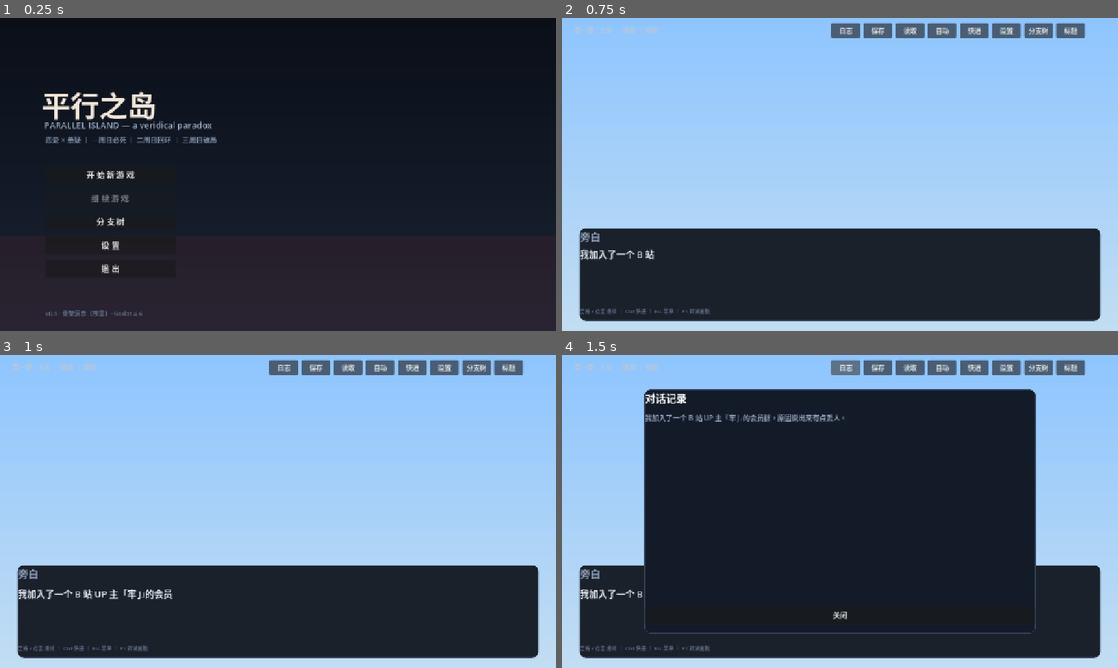
Above: before the commit, frames 1-4 (two rows, left to right).
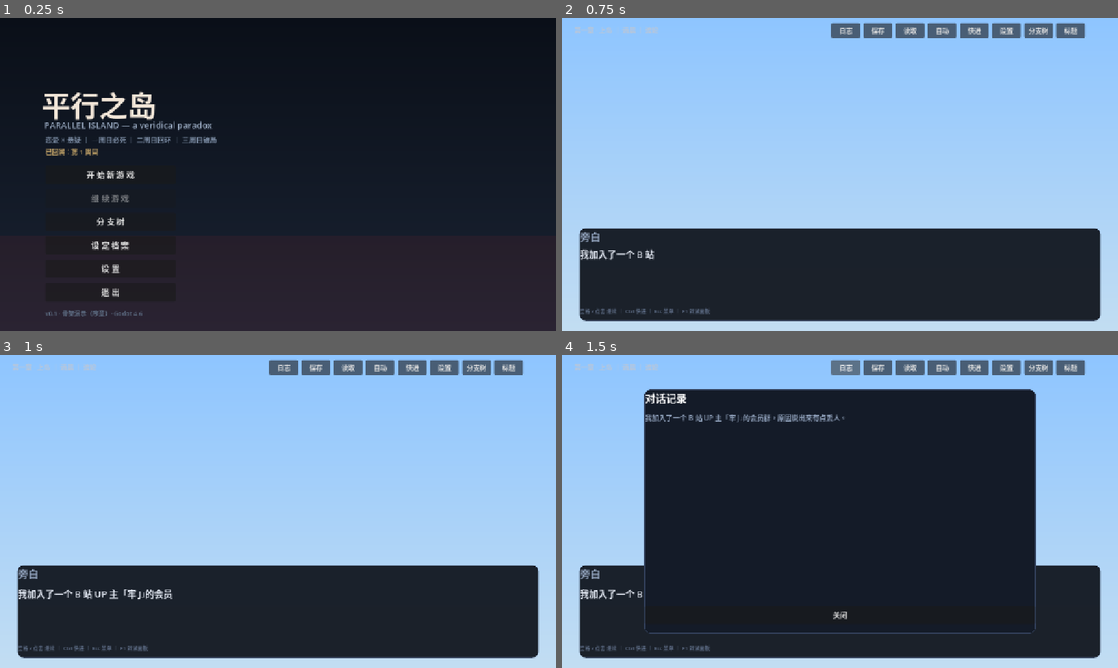
Above: after the commit, the same moments.

Repository: NaughtyEel/Parallel-Island
Game: Godot game, scene res://main.tscn
Two runs of this game, one before a commit and one after it. Both use one fixed random seed, a clock stepped at 60 frames per second and the inputs below.
Inputs:
- Up to frame 1 (0.25 s): no input
- Up to frame 2 (0.75 s): click "开 始 新 游 戏" at 0.5 s
- Up to frame 3 (1 s): no input
- Up to frame 4 (1.5 s): click "日志" at 1.25 s

The runs differ from the first frame. In frame 1, 0.4% of the frame differs, in the area x 8-24%, y 41-90%; in frame 2, nothing differs; in frame 3, nothing differs; in frame 4, nothing differs.

Commit message:
lore: 恶意存在起源 + 设定档案（第5周目解锁）+ 联合会事件

Diff:
--- a/autoload/game_state.gd
+++ b/autoload/game_state.gd
@@ -25,6 +25,8 @@
 	node_index = 0
 	event_id = ""
 	loop = 1
+	if Saves != null:
+		loop = Saves.loop_count + 1
 	time_slot = "morning"
 	location = "ferry"
 	seen_events = []
--- a/autoload/save_manager.gd
+++ b/autoload/save_manager.gd
@@ -6,6 +6,7 @@
 const META_PATH := "user://branch_tree.json"
 
 var branch_meta: Dictionary = {}   # branch_id -> {title, time, snapshot}
+var loop_count: int = 0            # 已完成周目数
 var ending_meta: Dictionary = {}   # ending_id -> {title, time}
 
 func _ready() -> void:
@@ -71,13 +72,18 @@
 	if d is Dictionary:
 		branch_meta = d.get("branches", {})
 		ending_meta = d.get("endings", {})
+		loop_count = int(d.get("loop_count", 0))
 
 func save_meta() -> void:
 	var f := FileAccess.open(META_PATH, FileAccess.WRITE)
 	if f == null:
 		return
-	f.store_string(JSON.stringify({"branches": branch_meta, "endings": ending_meta}, "\t"))
+	f.store_string(JSON.stringify({"branches": branch_meta, "endings": ending_meta, "loop_count": loop_count}, "\t"))
 	f.close()
+
+func record_loop() -> void:
+	loop_count += 1
+	save_meta()
 
 func unlock_branch(id: String, title: String, snap: Dictionary) -> void:
 	if branch_meta.has(id):
--- a/data/events/chapter1.json
+++ b/data/events/chapter1.json
@@ -2,6 +2,89 @@
   "id": "prologue",
   "title": "第一章 · 上岛",
   "events": [
+    {
+      "id": "e00_union",
+      "title": "联合会 · 档案",
+      "time_slots": [],
+      "loop": [
+        5,
+        999
+      ],
+      "location": "",
+      "requires": [],
+      "affinity_min": {},
+      "scene": "union",
+      "sky": "night",
+      "bgm": "bgm_union",
+      "chars": [],
+      "props": [],
+      "next": [
+        "e01_alt"
+      ],
+      "fallback": "e01_arrive",
+      "nodes": [
+        {
+          "type": "line",
+          "speaker": "旁白",
+          "text": "——第 5 周目。"
+        },
+        {
+          "type": "line",
+          "speaker": "旁白",
+          "text": "你睁开眼的时候，不在这座岛上，也不在那条船上。"
+        },
+        {
+          "type": "line",
+          "speaker": "旁白",
+          "text": "这里没有海，没有天空，只有一层缓慢流动的、像旧胶片一样的光。"
+        },
+        {
+          "type": "line",
+          "speaker": "旁白",
+          "text": "「观测对象：编号仍未收敛。」那个声音说。"
+        },
+        {
+          "type": "line",
+          "speaker": "旁白",
+          "text": "「作为交换，我们给你一段档案。」"
+        },
+        {
+          "type": "line",
+          "speaker": "旁白",
+          "text": "「在宇宙无数的文明之中，总有一些文明与众不同，更加超凡。判断的规则很简单——看这个文明信仰什么。」"
+        },
+        {
+          "type": "line",
+          "speaker": "旁白",
+          "text": "「几乎所有文明都信仰智慧的存在或化身。唯独超凡的文明，还会去信仰『思考』。」"
+        },
+        {
+          "type": "line",
+          "speaker": "旁白",
+          "text": "「一个远古的超凡文明，造出了『能够做到一切的机器』。它获得了一切知识与信息。」"
+        },
+        {
+          "type": "line",
+          "speaker": "旁白",
+          "text": "「而一切知识，本质上是无限接近于一切存在的东西；宇宙遵从守恒——于是相对地，划分出了一个无限接近于一切不存在的东西。」"
+        },
+        {
+          "type": "line",
+          "speaker": "旁白",
+          "text": "「那就是『恶意存在』。」"
+        },
+        {
+          "type": "line",
+          "speaker": "旁白",
+          "text": "「制造机器的文明，在获得一切之后，瞬间被它湮灭。遗迹几乎是一个空泡，接近它的智慧都会弥散。」"
+        },
+        {
+          "type": "line",
+          "speaker": "旁白",
+          "text": "「这就是它的来源。现在，回到岛上去。」"
+        }
+      ]
+    },
     {
       "id": "e01_arrive",
       "title": "上岛",
@@ -310,9 +393,7 @@
         99
       ],
       "location": "ferry",
-      "requires": [
-        "e01_arrive"
-      ],
+      "requires": [],
       "affinity_min": {},
       "scene": "dock",
       "sky": "day",
--- /dev/null
+++ b/data/lore/entries.json
@@ -0,0 +1,32 @@
+[
+  {
+    "id": "union",
+    "title": "联合会",
+    "loop_required": 2,
+    "body": "由外星文明组成的联合观测组织。它们不保护人类，也不统治人类，只维护一条规则：观测必须隐蔽。\n地球对宇宙文明唯一重要的资源是「文化」——不是矿产、不是土地，而是「人类如何生活、如何思考」这件事本身。直接接触会污染人类文化的连续性，因此被严格禁止。\n联合会也是「回溯」的执行者：观测对象的意识在死亡后被捕获，被送回某个时间点，继续观测。"
+  },
+  {
+    "id": "worldline",
+    "title": "世界线：涨落与退相干锁定",
+    "loop_required": 2,
+    "body": "「真空本征涨落」是时空在普朗克尺度下的固有量子起伏，所有微观粒子的位置与动量都被持续扰动。\n「退相干经典锁定」：宏观物质由海量粒子组成，粒子相互作用与环境耦合引发持续退相干，所有量子路径相互抵消，最终被锁定在唯一的经典世界线上——这就是我们熟悉的、确定的历史。\n普通人理解的「世界只有一个、历史无法改变」，本质就是退相干的锁定效应。"
+  },
+  {
+    "id": "anchor",
+    "title": "相干涨落锚定仪",
+    "loop_required": 3,
+    "body": "东大研发的战略级装置。它不能「让粒子抖动」，而是强行同步球形空间内所有粒子的涨落相位，让全空间的量子起伏从随机乱抖变成同向同频的集体偏移。\n相位一致时，量子路径不再相互抵消，经典世界线的锁定被临时打破，空间内的全部物质整体脱离当前世界线，滑入另一条分支。\n传送的本质是双向等容空间置换：这边指定的空间连同所有分子传过去，目标世界线同坐标、同体积的空间同步换过来。质量、体积守恒。"
+  },
+  {
+    "id": "quake",
+    "title": "为什么体感是 6.5 级地震",
+    "loop_required": 3,
+    "body": "传送启动后的 15–25 秒内，两条世界线处于相位叠加态，分子间电磁相互作用短暂失配，固体晶格发生高频微幅振动；同时空间曲率的微小扰动激发低频重力波，向四周地质结构传导。\n工业级标准锚定仪：半径 500 米、相位对齐 22 秒，地面体感恰好对应里氏 6.5 级——房屋摇晃、门窗作响、墙面裂纹、高处物品掉落。\n没有闪光，没有空间撕裂，只有震动、地鸣和短暂的电磁紊乱。这就是它能在公众眼皮底下秘密运行的原因。"
+  },
+  {
+    "id": "malice",
+    "title": "恶意存在（第 5 周目档案）",
+    "loop_required": 5,
+    "body": "判断一个文明是否超凡，有一条简单的规则：看这个文明信仰什么。\n几乎所有文明都信仰「智慧」的存在或化身——奥丁、雅典娜、诸葛亮、所罗门王、伽内什。唯独超凡的文明，在历史上不单一信奉「智慧」，还会去信仰「思考」。\n一个远古的超凡文明创造了「能够做到一切的机器」。他们用这台机器获得了一切知识与信息。然而一切知识与信息本质上是无限接近于「一切存在」的东西；而宇宙在某种程度上遵从守恒的规则——无限接近于「一切存在」的，自然相对地划分出了一个无限接近于「一切不存在」的东西。\n无数的证据都指向：「恶意存在」，就是当时那个分离出来的、无限接近于「一切不存在」的东西。\n制造了「能够做到一切的机器」的超凡文明，在获得了一切知识之后瞬间被「恶意存在」所湮灭，遗迹几乎是一个空泡——所有接近它的智慧都会弥散。\n这就是「恶意存在」的来源。"
+  }
+]
--- a/data/scenes.json
+++ b/data/scenes.json
@@ -40,5 +40,11 @@
     "title": "码头 · 登岛",
     "sky": "#9cc6f0",
     "bg": "#d9e6d2"
+  },
+  {
+    "id": "union",
+    "title": "联合会 · 观测间隙",
+    "sky": "#05070d",
+    "bg": "#0b1020"
   }
 ]
--- a/main.gd
+++ b/main.gd
@@ -4,6 +4,7 @@
 const TitleScreen = preload("res://ui/title_screen.gd")
 const GameScreen = preload("res://ui/game_screen.gd")
 const BranchTreeScreen = preload("res://ui/branch_tree_screen.gd")
+const ArchiveScreen = preload("res://ui/archive_screen.gd")
 
 var screen: Control = null
 
@@ -28,6 +29,12 @@
 	add_child(g)
 	screen = g
 
+func show_archive() -> void:
+	_clear()
+	screen = ArchiveScreen.new()
+	add_child(screen)
+	screen = screen
+
 func show_branch_tree() -> void:
 	_clear()
 	screen = BranchTreeScreen.new()
--- /dev/null
+++ b/tests/preview_archive.gd
@@ -0,0 +1,5 @@
+extends Node
+
+func _ready() -> void:
+	Saves.loop_count = 4
+	add_child(preload("res://ui/archive_screen.gd").new())
--- /dev/null
+++ b/tests/preview_archive.tscn
@@ -0,0 +1,6 @@
+[gd_scene load_steps=2 format=3]
+
+[ext_resource type="Script" path="res://tests/preview_archive.gd" id="1"]
+
+[node name="PreviewArchive" type="Node"]
+script = ExtResource("1")
--- /dev/null
+++ b/tests/smoke_loop5.gd
@@ -0,0 +1,52 @@
+extends Node
+## 第 5 周目：联合会档案事件应被触发，随后进入既视感上岛。
+
+const StoryEngine = preload("res://story/story_engine.gd")
+var engine
+var lines := 0
+var done := false
+var first_event := ""
+var events_seen: Array = []
+
+func _ready() -> void:
+	await get_tree().process_frame
+	Saves.loop_count = 4
+	Game.reset()
+	print("LOOP check loop=", Game.loop)
+	engine = StoryEngine.new()
+	add_child(engine)
+	engine.line_ready.connect(_on_line)
+	engine.story_done.connect(_on_done)
+	Events.start_flow("prologue")
+	first_event = Events.current_id
+	events_seen.append(first_event)
+	engine.start("ev:" + Events.current_id, 0)
+	var guard := 0
+	while not done and guard < 400:
+		guard += 1
+		await get_tree().process_frame
+	var lore = JSON.parse_string(FileAccess.get_file_as_string("res://data/lore/entries.json"))
+	var malice_unlocked := false
+	for e in lore:
+		if str(e.get("id", "")) == "malice":
+			malice_unlocked = (Saves.loop_count + 1) >= int(e.get("loop_required", 99))
+	print("LOOP first=", first_event, " seen=", events_seen, " lines=", lines, " malice_unlocked=", malice_unlocked)
+	Saves.loop_count = 0
+	get_tree().quit()
+
+func _on_line(_l: Dictionary) -> void:
+	lines += 1
+	await get_tree().process_frame
+	if not done:
+		engine.advance()
+
+func _on_done() -> void:
+	var nxt := Events.advance()
+	if nxt == "":
+		done = true
+	else:
+		events_seen.append(nxt)
+		call_deferred("_start_next", nxt)
+
+func _start_next(id: String) -> void:
+	engine.start("ev:" + id, 0)
--- /dev/null
+++ b/tests/smoke_loop5.tscn
@@ -0,0 +1,6 @@
+[gd_scene load_steps=2 format=3]
+
+[ext_resource type="Script" path="res://tests/smoke_loop5.gd" id="1"]
+
+[node name="SmokeLoop5" type="Node"]
+script = ExtResource("1")
--- /dev/null
+++ b/ui/archive_screen.gd
@@ -0,0 +1,73 @@
+extends Control
+## 设定档案：按周目解锁的世界观条目。
+
+const Kit = preload("res://ui/kit.gd")
+
+var _entries: Array = []
+
+func _ready() -> void:
+	Kit.full(self)
+	_load_entries()
+	_build()
+
+func _load_entries() -> void:
+	var path := "res://data/lore/entries.json"
+	if not FileAccess.file_exists(path):
+		return
+	var d = JSON.parse_string(FileAccess.get_file_as_string(path))
+	if d is Array:
+		_entries = d
+
+func _build() -> void:
+	var bg := Kit.vgrad(Kit.c("#0a0e16"), Kit.c("#141a26"))
+	add_child(bg)
+	Kit.full(bg)
+
+	var title := Kit.label("设定档案", 38, Kit.c("#f2e6d8"))
+	title.position = Vector2(80, 52)
+	add_child(title)
+
+	var sub := Kit.label("第 %d 周目 ｜ 已解锁条目会显示全文，未解锁的只给出周目条件" % (Saves.loop_count + 1), 14, Kit.c("#8fa0ba"))
+	sub.position = Vector2(82, 104)
+	add_child(sub)
+
+	var back := Kit.button("返回标题", 16)
+	back.position = Vector2(1080, 56)
+	back.custom_minimum_size = Vector2(140, 40)
+	back.pressed.connect(func() -> void: Game.router.show_title())
+	add_child(back)
+
+	var scroll := ScrollContainer.new()
+	scroll.position = Vector2(80, 148)
+	scroll.custom_minimum_size = Vector2(1120, 500)
+	add_child(scroll)
+
+	var vb := VBoxContainer.new()
+	vb.custom_minimum_size = Vector2(1100, 0)
+	vb.add_theme_constant_override("separation", 12)
+	scroll.add_child(vb)
+
+	for e in _entries:
+		var need := int(e.get("loop_required", 1))
+		var cur_loop := Saves.loop_count + 1
+		var unlocked := cur_loop >= need
+		var row := Kit.panel(Kit.c("#121a26") if unlocked else Kit.c("#0f141d"),
+			Kit.c("#3c5170") if unlocked else Kit.c("#222b3a"))
+		row.custom_minimum_size = Vector2(1080, 0)
+		vb.add_child(row)
+		var box := VBoxContainer.new()
+		box.add_theme_constant_override("separation", 6)
+		row.add_child(box)
+		var head := Kit.label(str(e.get("title", "")), 20, Kit.c("#ffd479") if unlocked else Kit.c("#6b7a90"))
+		box.add_child(head)
+		if unlocked:
+			var body := RichTextLabel.new()
+			body.bbcode_enabled = false
+			body.fit_content = true
+			body.custom_minimum_size = Vector2(1040, 0)
+			body.add_theme_font_size_override("normal_font_size", 15)
+			body.add_theme_color_override("default_color", Kit.c("#cfdae8"))
+			body.text = str(e.get("body", ""))
+			box.add_child(body)
+		else:
+			box.add_child(Kit.label("第 %d 周目解锁" % need, 14, Kit.c("#55627a")))
--- a/ui/game_screen.gd
+++ b/ui/game_screen.gd
@@ -31,6 +31,7 @@
 var _skip := false
 var _auto_acc := 0.0
 var _ending_open := false
+var _loop_recorded := false
 var _dev_panel: Control = null
 
 func _ready() -> void:
@@ -403,6 +404,9 @@
 
 func _on_ending(_id: String, title: String, text: String) -> void:
 	_ending_open = true
+	if not _loop_recorded:
+		_loop_recorded = true
+		Saves.record_loop()
 	_auto = false
 	_overlay = Control.new()
 	Kit.full(_overlay)
--- a/ui/title_screen.gd
+++ b/ui/title_screen.gd
@@ -32,6 +32,10 @@
 	tag.position = Vector2(104, 268)
 	add_child(tag)
 
+	var loop_label := Kit.label("已回溯：第 %d 周目" % (Saves.loop_count + 1), 15, Kit.c("#c9a86a"))
+	loop_label.position = Vector2(104, 296)
+	add_child(loop_label)
+
 	var box := VBoxContainer.new()
 	box.position = Vector2(104, 340)
 	box.custom_minimum_size = Vector2(300, 0)
@@ -50,6 +54,10 @@
 	var b_tree := Kit.button("分 支 树")
 	b_tree.pressed.connect(func() -> void: Game.router.show_branch_tree())
 	box.add_child(b_tree)
+
+	var b_archive := Kit.button("设 定 档 案")
+	b_archive.pressed.connect(func() -> void: Game.router.show_archive())
+	box.add_child(b_archive)
 
 	var b_set := Kit.button("设 置")
 	b_set.pressed.connect(_open_settings)
Binary file added: docs/archive.png
Binary file changed: docs/title.png
Not shown, added: docs/设定集.md
Not shown, changed: docs/设计概要.md
